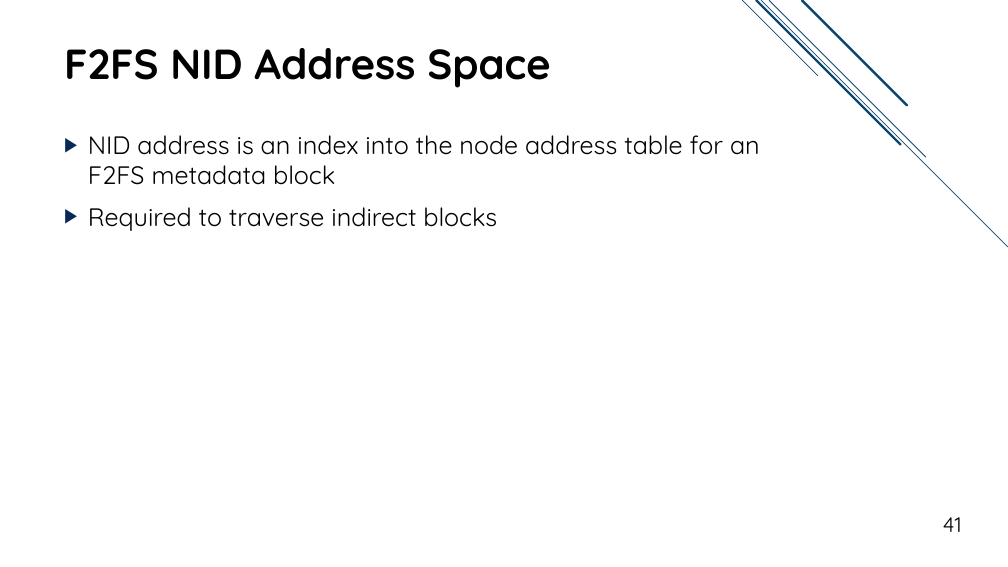
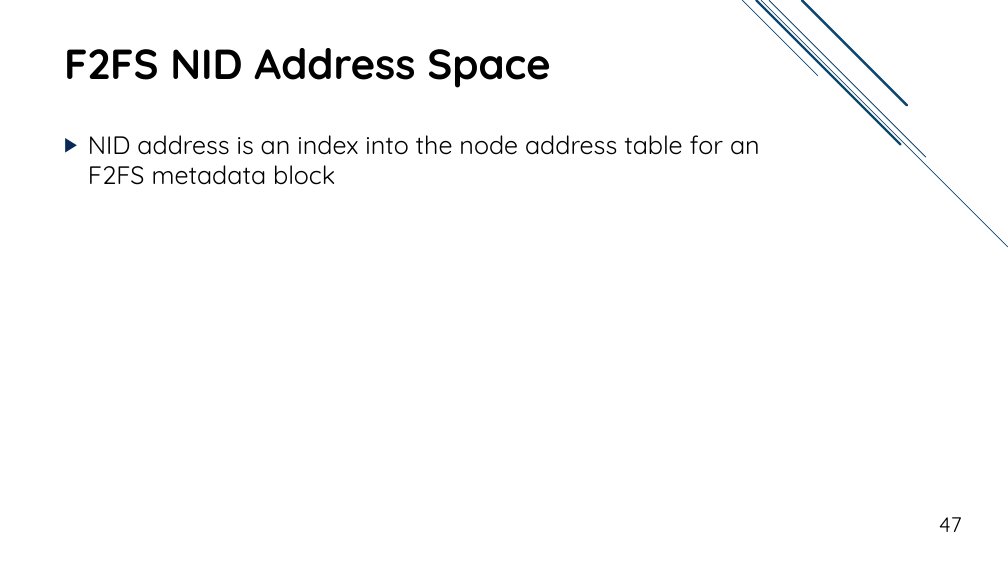
Before and after one commit to jacksun007/spiffy-paper, a slide deck: slide 47 of talk/spiffy_talk.pptx (slide 41 before the commit). Drawn at 1008x567 pixels with LibreOffice and Linux fonts; fonts in the diff are those of the drawing. Boxes give left, top, right and bottom in pixels: in the first picture for what was removed or moved away, otherwise in the second. Text is boxed around its words. In the diff, an @@ line names an element or a change of style, - is before the commit and + after.

```diff
--- a/talk/spiffy_talk.pptx
+++ b/talk/spiffy_talk.pptx
@@ text at (x1=88, y1=207, x2=497, y2=231): paragraph removed @@
-▶ Required to traverse indirect blocks
@@ page number at (x1=939, y1=517, x2=962, y2=532): text changed @@
-41
+47
```
Also in this commit, not shown: 11 other slides changed, 5 slides added.
